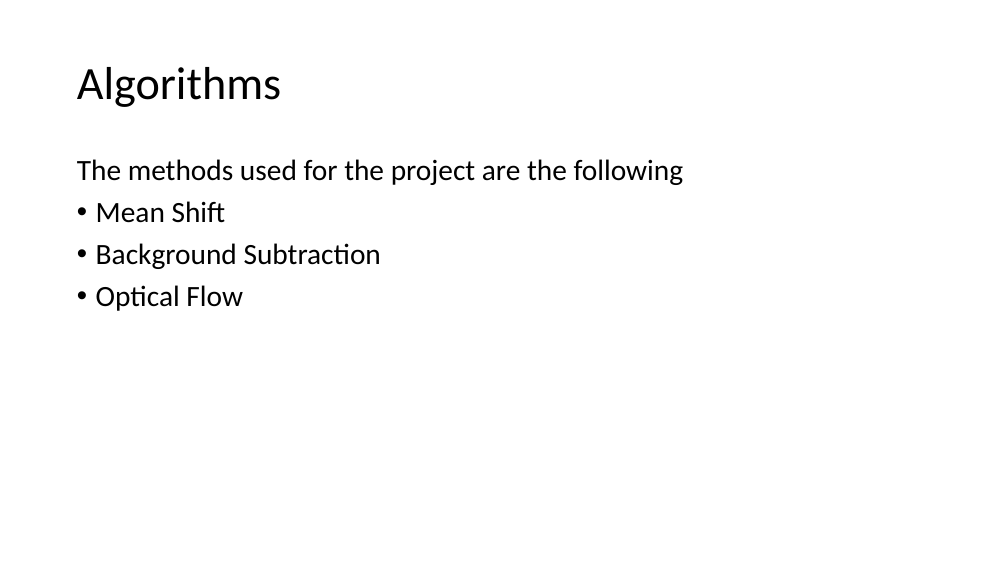
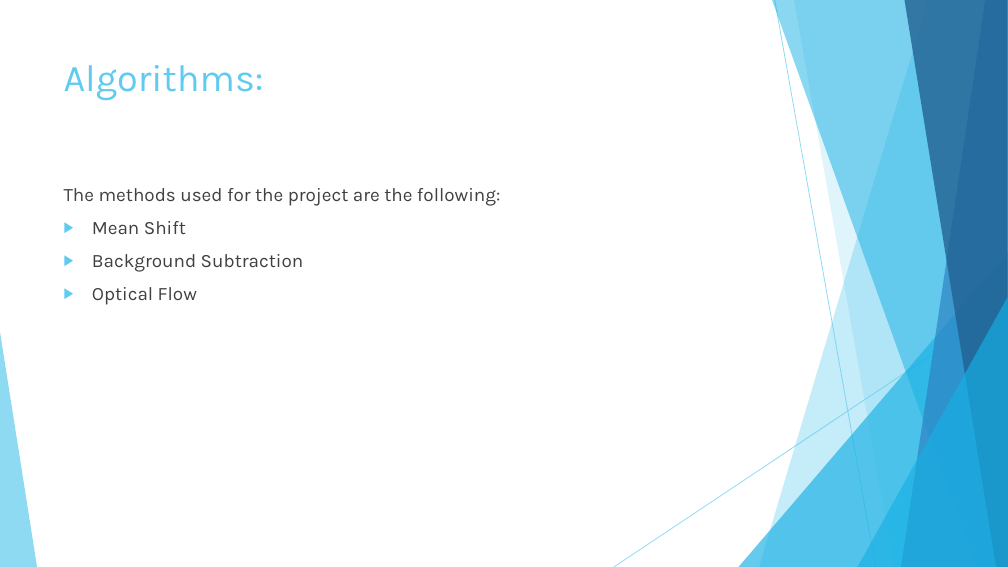
Before and after one commit to metinsenturk/ds620-motiondetection, a slide deck: slide 5 of documents/DS620 presentation.pptx. Drawn at 1008x567 pixels with LibreOffice and Linux fonts; fonts in the diff are those of the drawing. Boxes give left, top, right and bottom in pixels: in the first picture for what was removed or moved away, otherwise in the second. Text is boxed around its words. In the diff, an @@ line names an element or a change of style, - is before the commit and + after.

Commit message:
updated ppt

```diff
--- a/documents/DS620 presentation.pptx
+++ b/documents/DS620 presentation.pptx
@@ title "Algorithms:" at box(64, 65, 264, 101): vertical alignment middle to top @@
@@ title at box(64, 65, 264, 101): text changed; size 44 to 36 pt; font Calibri to Karla; text colour #000000 to #5FCBEF @@
-Algorithms
+Algorithms:
@@ text "The methods used for the ...": place and size @@
-text "The methods used for the ..." at box(77, 159, 684, 311)
+text "The methods used for the ..." at box(64, 188, 500, 305)
@@ text at box(64, 188, 500, 206): text changed; size 28 to 18 pt; font Calibri to Karla; text colour #000000 to #404040 @@
-The methods used for the project are the following
+The methods used for the project are the following:
@@ text at box(92, 221, 304, 305): size 28 to 18 pt, font Calibri to Karla, text colour #000000 to #404040 in "Mean Shift", "Background Subtraction", "Optical Flow"; bullet • to ▶; line spacing 0.9 to 1 @@
@@ group added at box(0, 0, 1008, 567): 5 freeform shapes, 3 triangles, 2 lines @@
```
Also in this commit, not shown: 10 other slides changed.
